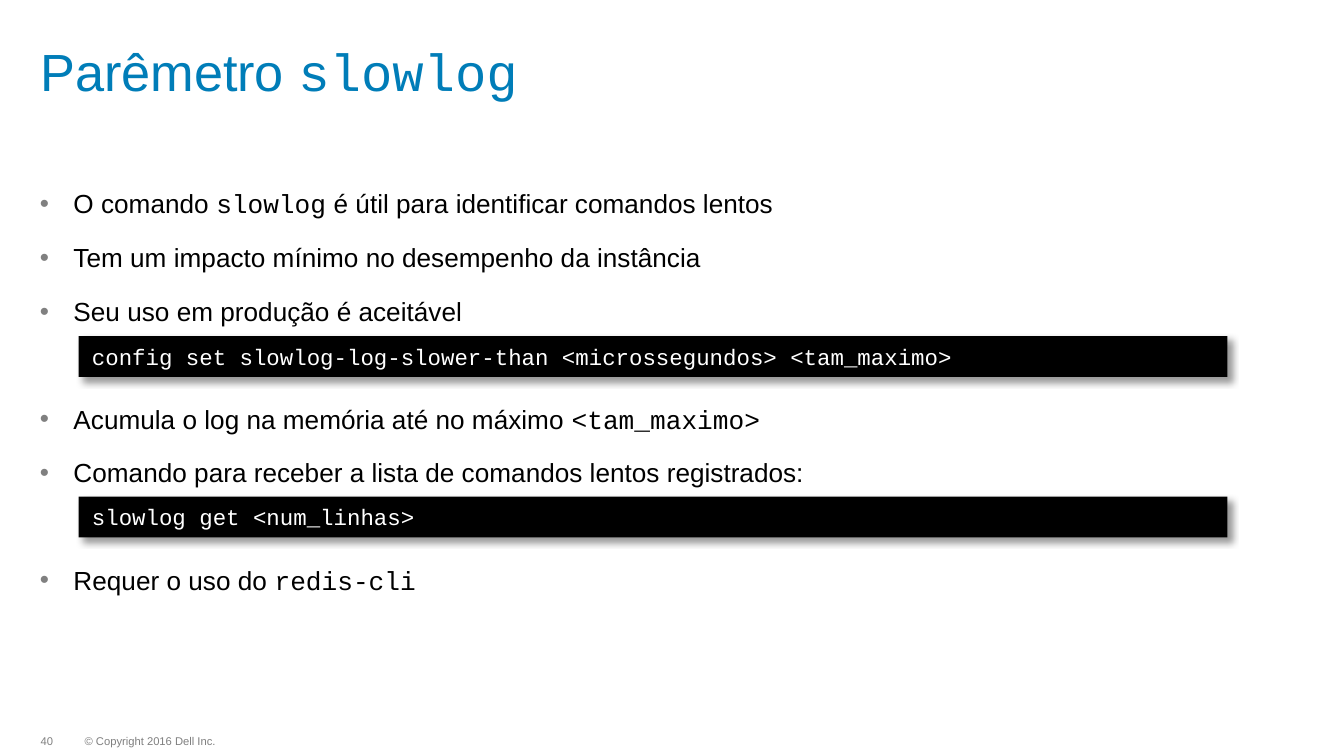
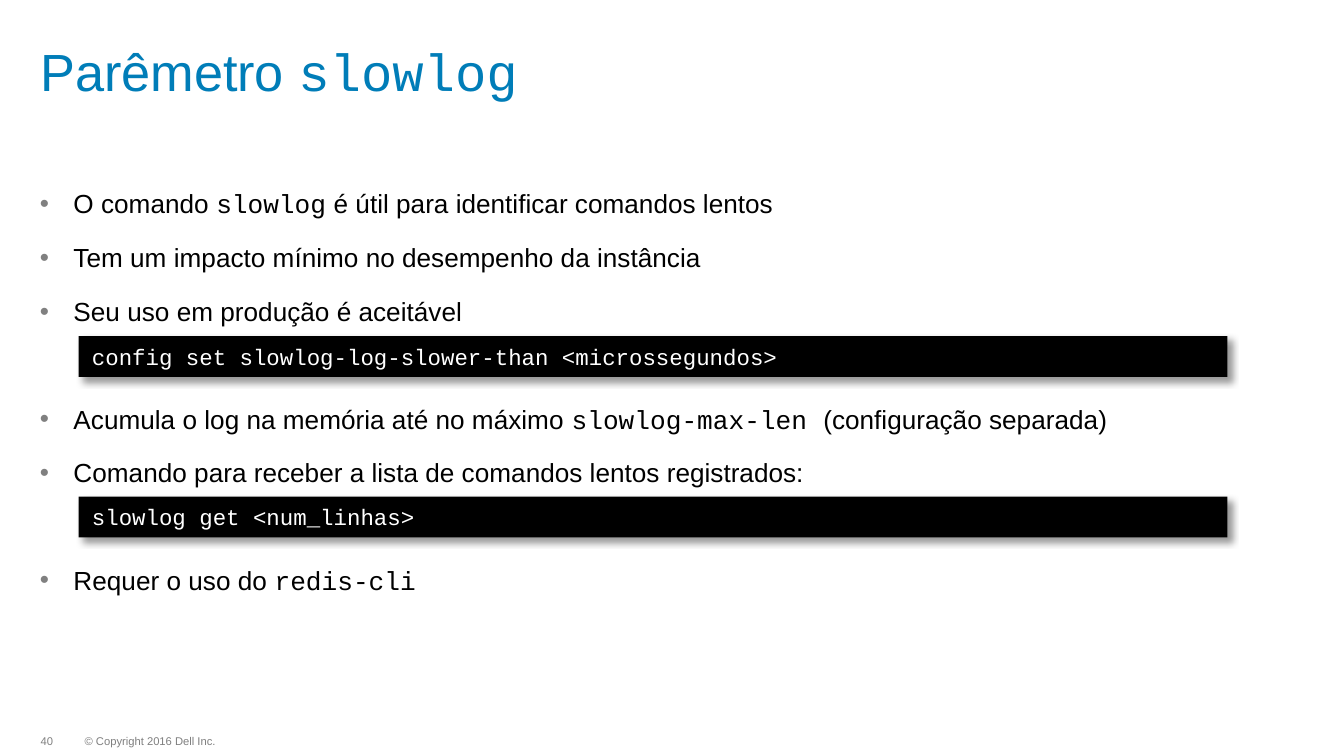
Before and after one commit to dougspadottoemc/Redis-HandsOn, a slide deck: slide 40 of slides/02_Administracao do Redis.pptx. Drawn at 1344x756 pixels with LibreOffice and Linux fonts; fonts in the diff are those of the drawing; background and template pictures are left out. Boxes give left, top, right and bottom in pixels: in the first picture for what was removed or moved away, otherwise in the second. Text is boxed around its words. In the diff, an @@ line names an element or a change of style, - is before the commit and + after.

```diff
--- a/slides/02_Administracao do Redis.pptx
+++ b/slides/02_Administracao do Redis.pptx
@@ text in rectangle at [92, 349, 777, 370]: text changed @@
-config set slowlog-log-slower-than <microssegundos> <tam_maximo>
+config set slowlog-log-slower-than <microssegundos>
@@ text at [73, 409, 1107, 435]: text changed @@
-• Acumula o log na memória até no máximo <tam_maximo>
+• Acumula o log na memória até no máximo slowlog-max-len (configuração separada)
```
Also in this commit, not shown: 2 other slides changed.
